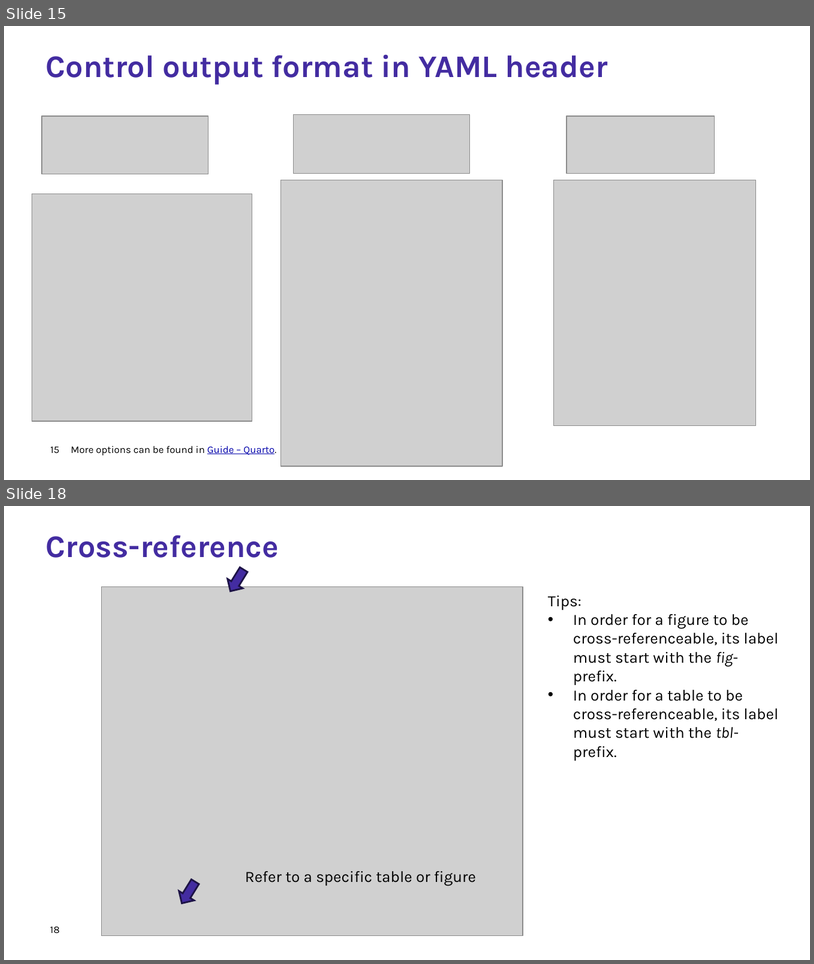
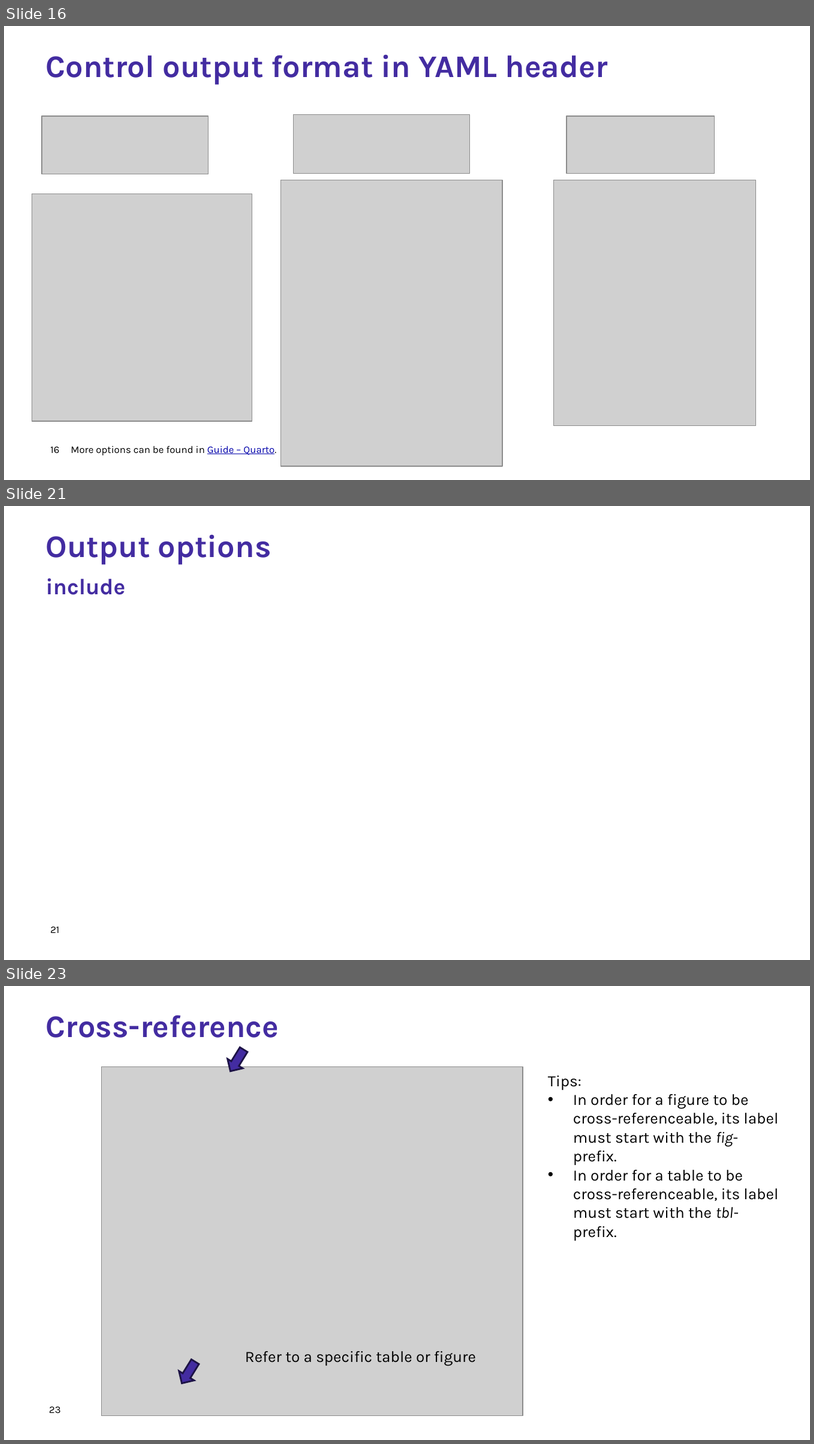
Before and after one commit to Research-IT-Swiss-TPH/quarto-workshop-2026, a slide deck: slides/lecture.pptx. Shown one above the other, each under a label of ours: slides 15 and 18 before the commit, slides 16, 21 and 23 after it; the slides between them are not shown. The pictures are 814x964 and 814x1444 pixels, drawn with LibreOffice and Linux fonts; fonts in the diff are those of the drawing; grey boxes stand for pictures; background and template pictures are left out. Boxes give left, top, right and bottom in pixels: in the first picture for what was removed or moved away, otherwise in the second. Text is boxed around its words. In the diff, an @@ line names an element or a change of style, - is before the commit and + after.

```diff
--- a/slides/lecture.pptx
+++ b/slides/lecture.pptx
@@ slide 21 added at [4,506,810,960], background #FFFFFF @@
@@ title added at [46,534,272,565], 28 pt, text #432CA1, bold @@
+Output options
@@ text added at [46,578,126,595], 20 pt, text #432CA1, bold @@
+include
@@ page number added at [50,926,59,933], 9 pt, text #000000 @@
+21
@@ what was slide 15 is now slide 16 @@
@@ page number at [50,446,59,453]: text changed @@
-15
+16
@@ what was slide 18 is now slide 23 @@
@@ page number at [49,1406,61,1413]: text changed @@
-18
+23
```
Also in this commit, not shown: 2 slides changed, 4 other slides added.
